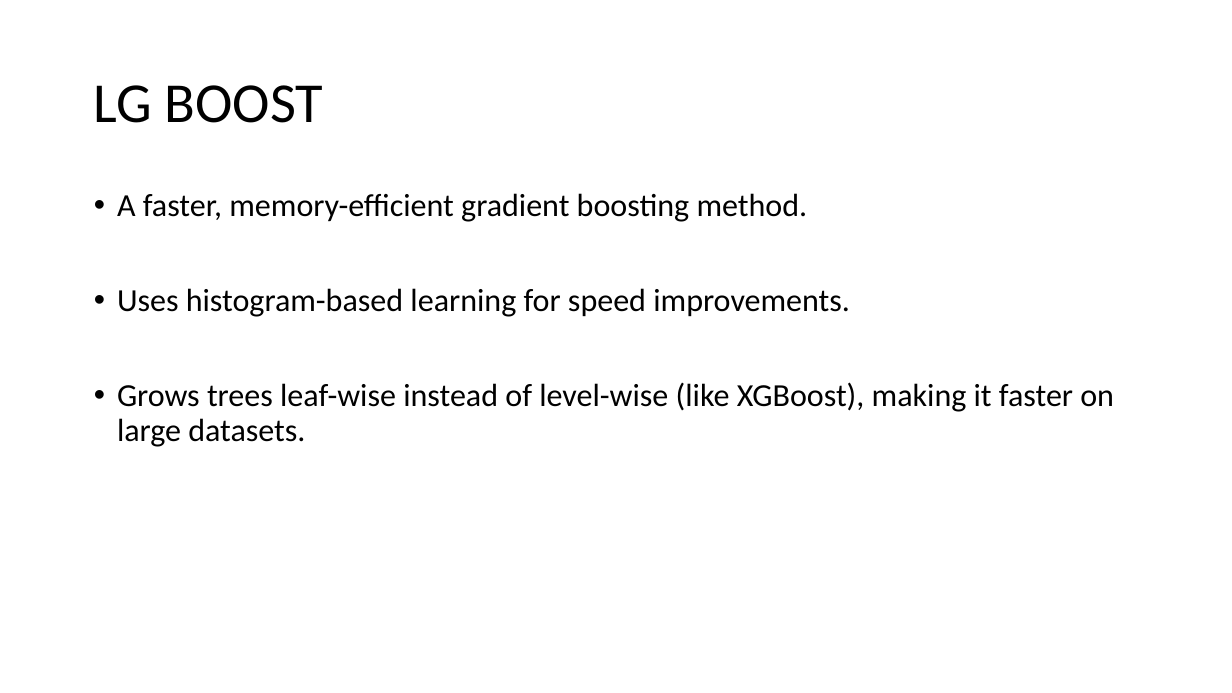
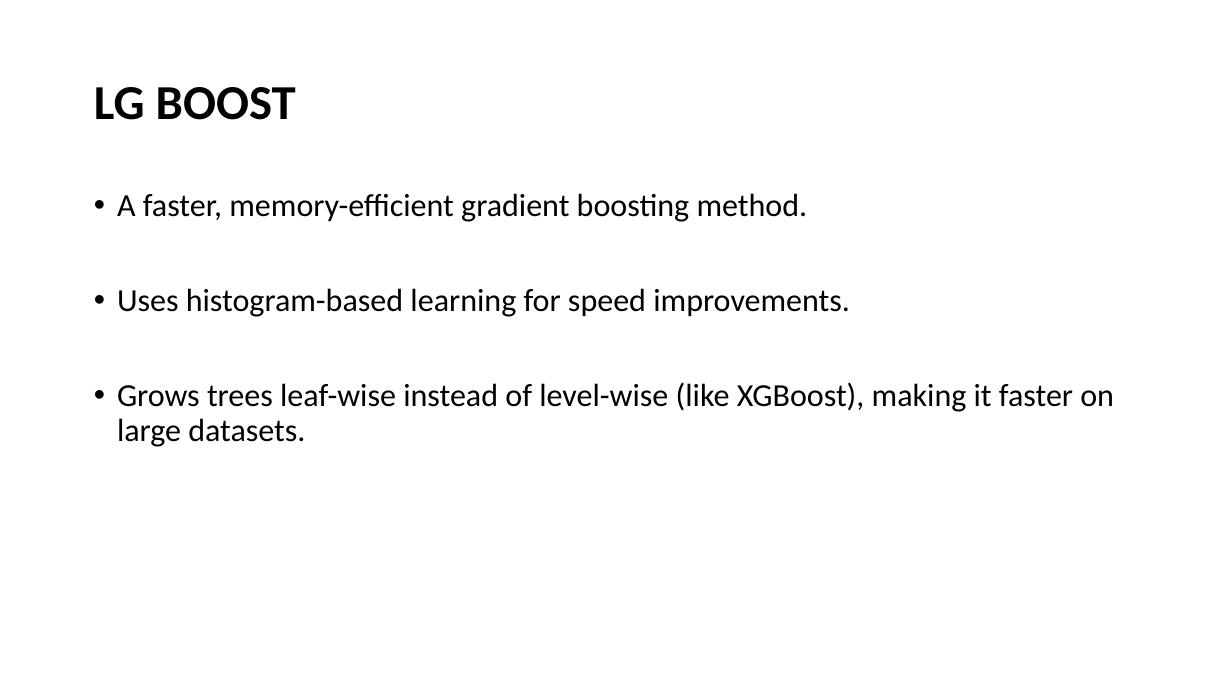
Before and after one commit to LakshmiMeyyappan/ML_Assignment_Repository, a slide deck: slide 10 of BoostingAlgorithm-Presentation.pptx. Drawn at 1232x693 pixels with LibreOffice and Linux fonts; fonts in the diff are those of the drawing. Boxes give left, top, right and bottom in pixels: in the first picture for what was removed or moved away, otherwise in the second. Text is boxed around its words. In the diff, an @@ line names an element or a change of style, - is before the commit and + after.

```diff
--- a/BoostingAlgorithm-Presentation.pptx
+++ b/BoostingAlgorithm-Presentation.pptx
@@ title "LG BOOST" at bbox=[94, 87, 296, 120]: size 44 to 38 pt, bold on @@
```
Also in this commit, not shown: 4 other slides changed.
